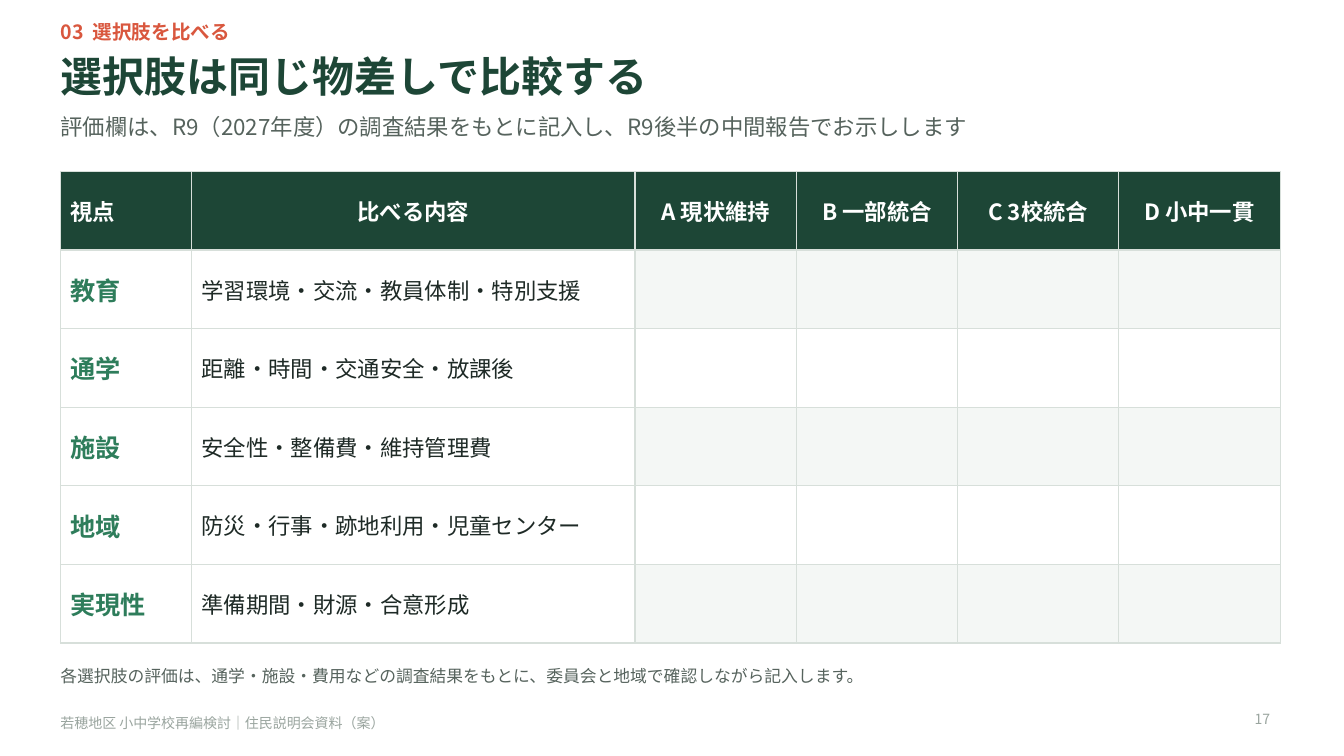
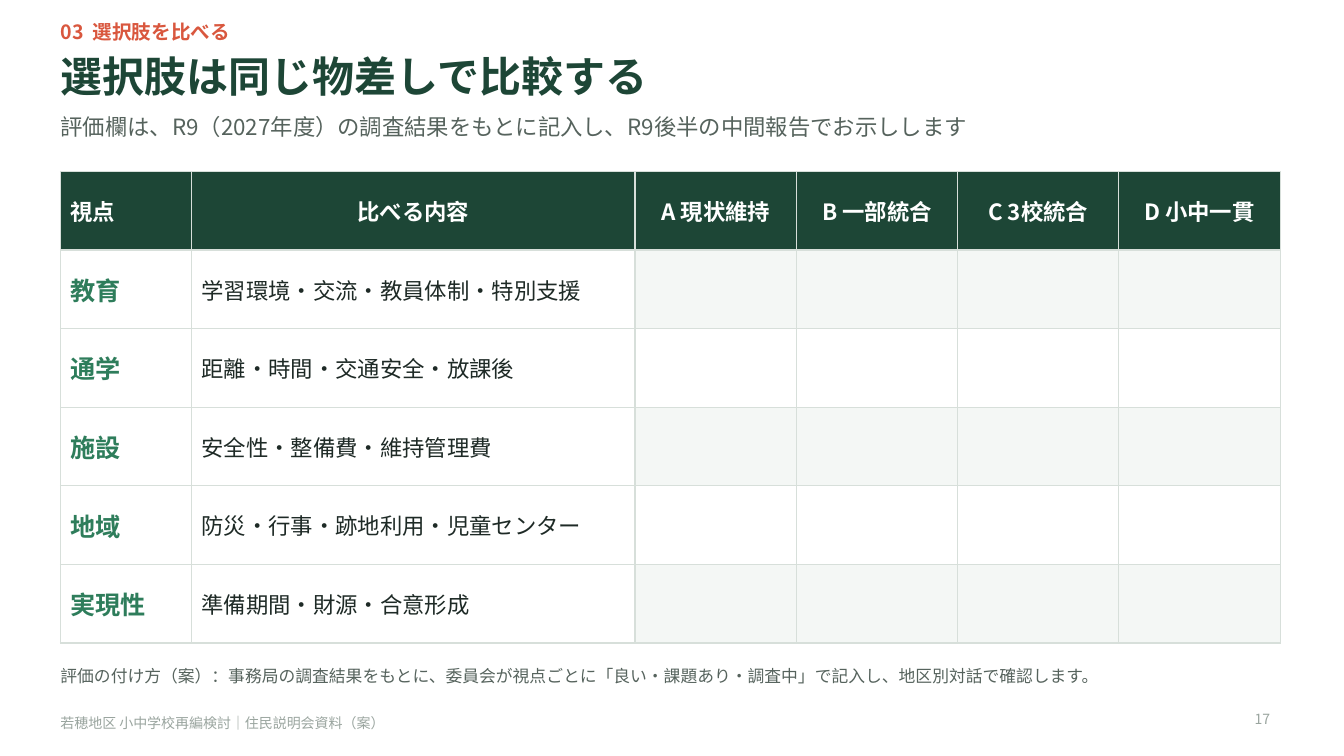
Before and after one commit to Masaki12008/GS, a slide deck: slide 17 of output/若穂地区_住民説明会資料_投影用.pptx. Drawn at 1344x756 pixels with LibreOffice and Linux fonts; fonts in the diff are those of the drawing. Boxes give left, top, right and bottom in pixels: in the first picture for what was removed or moved away, otherwise in the second. Text is boxed around its words. In the diff, an @@ line names an element or a change of style, - is before the commit and + after.

```diff
--- a/output/若穂地区_住民説明会資料_投影用.pptx
+++ b/output/若穂地区_住民説明会資料_投影用.pptx
@@ text at (60,668,1098,684): text changed @@
-各選択肢の評価は、通学・施設・費用などの調査結果をもとに、委員会と地域で確認しながら記入します。
+評価の付け方（案）：事務局の調査結果をもとに、委員会が視点ごとに「良い・課題あり・調査中」で記入し、地区別対話で確認します。
```
Also in this commit, not shown: 5 other slides changed, 11 other files.
